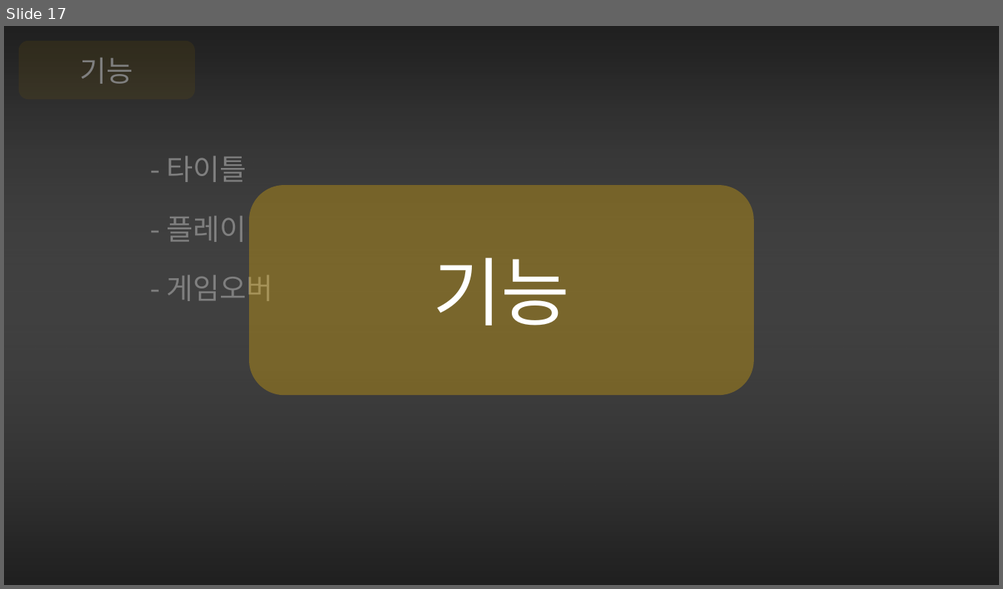
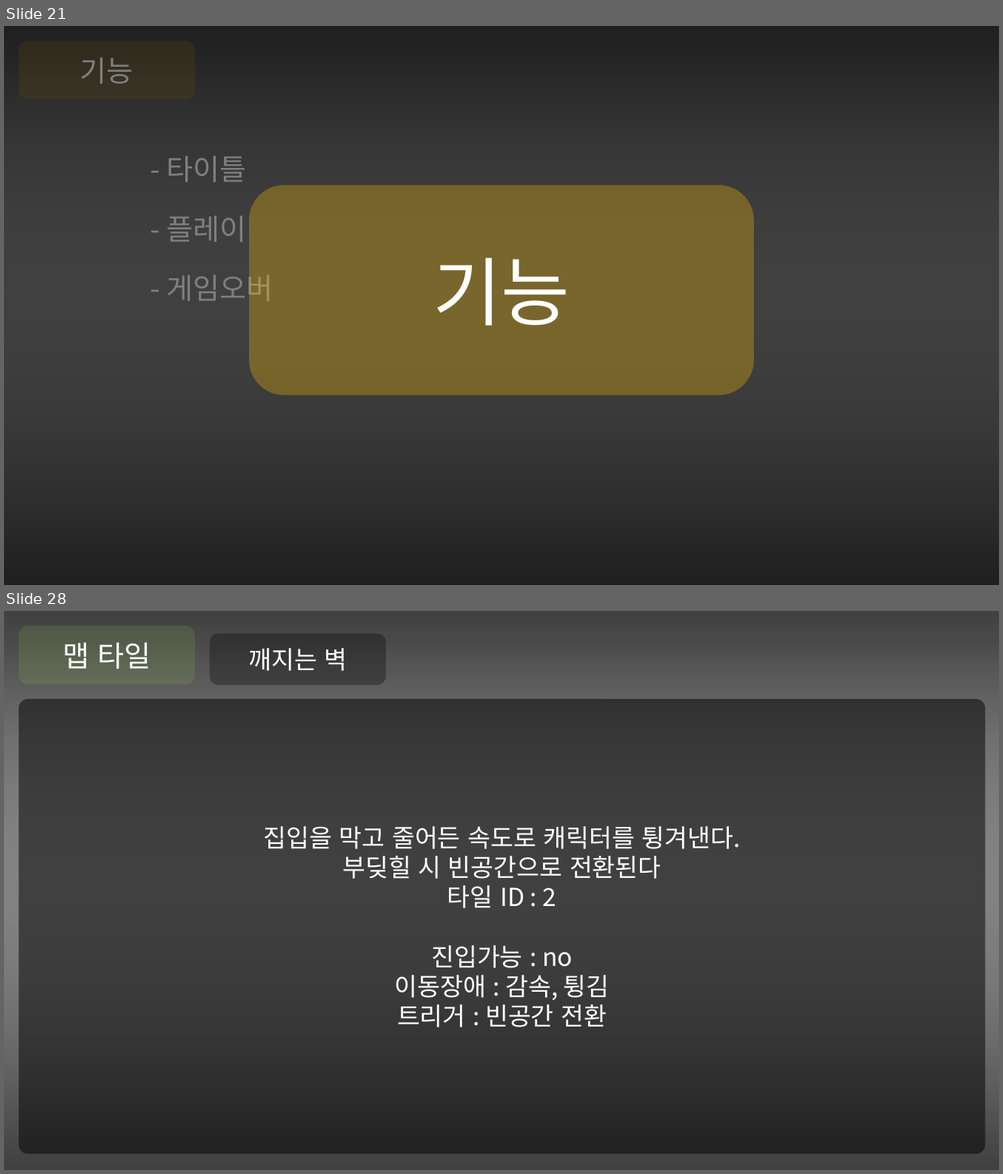
Before and after one commit to Niiok/inha_2021, a slide deck: May7ppt.pptm. Shown one above the other, each under a label of ours: slide 17 before the commit, slides 21 and 28 after it; the slides between them are not shown. The pictures are 1003x589 and 1003x1174 pixels, drawn with LibreOffice and Linux fonts; fonts in the diff are those of the drawing. Boxes give left, top, right and bottom in pixels: in the first picture for what was removed or moved away, otherwise in the second. Text is boxed around its words. In the diff, an @@ line names an element or a change of style, - is before the commit and + after.

```diff
--- a/May7ppt.pptm
+++ b/May7ppt.pptm
@@ slide 28 added at [4, 611, 999, 1170], background #808080 @@
@@ rectangle added at [4, 611, 999, 1140], fill gradient #000000 to #FFFFFF @@
@@ rounded rectangle added at [19, 626, 195, 685], fill #92D050 at 15% opacity, 28 pt, text #FFFFFF @@
+맵 타일
@@ rectangle added at [4, 641, 999, 1170], fill gradient #000000 to #FFFFFF @@
@@ rounded rectangle added at [210, 633, 386, 685], fill #000000 at 30% opacity, 24 pt, text #FFFFFF @@
+깨지는 벽
@@ rounded rectangle added at [19, 699, 985, 1154], fill #000000 at 50% opacity, 24 pt, text #FFFFFF @@
+집입을 막고 줄어든 속도로 캐릭터를 튕겨낸다.
+부딪힐 시 빈공간으로 전환된다
+타일 ID : 2
+진입가능 : no
+이동장애 : 감속, 튕김
+트리거 : 빈공간 전환
@@ what was slide 17 is now slide 21 @@
```
Also in this commit, not shown: 16 slides changed, 9 other slides added, 3 other files.
